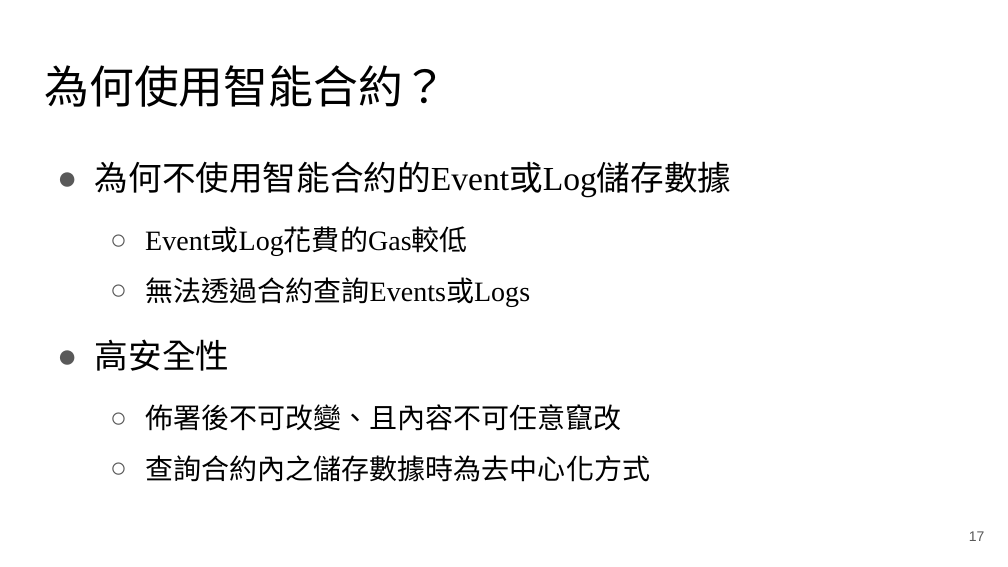
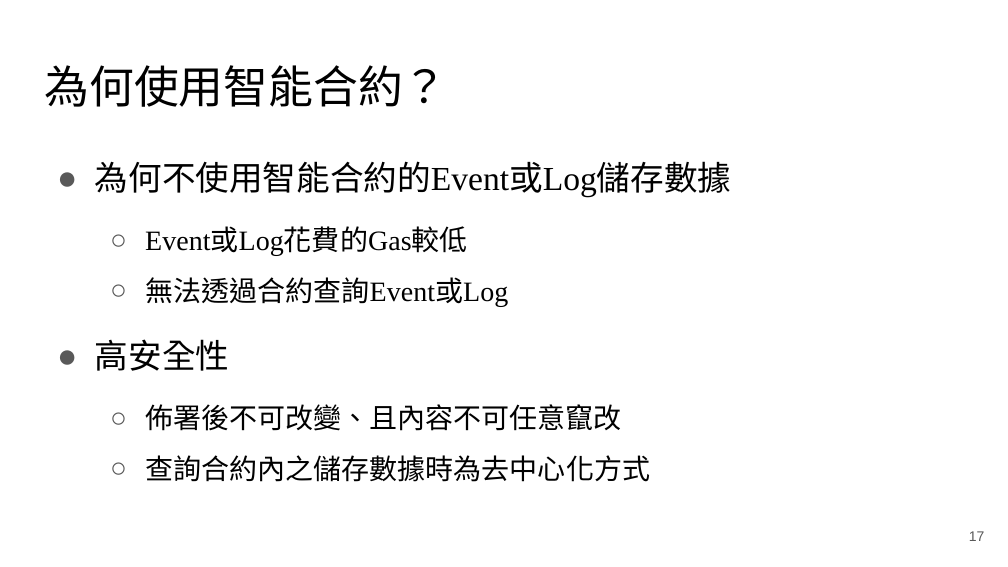
Before and after one commit to RyuChu/A-Decentralized-Digital-Currency-Tracing-Service, a slide deck: slide 17 of Documents/論文簡報_FINAL.pptx. Drawn at 1008x567 pixels with LibreOffice and Linux fonts; fonts in the diff are those of the drawing. Boxes give left, top, right and bottom in pixels: in the first picture for what was removed or moved away, otherwise in the second. Text is boxed around its words. In the diff, an @@ line names an element or a change of style, - is before the commit and + after.

```diff
--- a/Documents/論文簡報_FINAL.pptx
+++ b/Documents/論文簡報_FINAL.pptx
@@ text at (145,277,508,307): text changed @@
-  ○ 無法透過合約查詢Events或Logs
+  ○ 無法透過合約查詢Event或Log
```
Also in this commit, not shown: 3 other slides changed.
